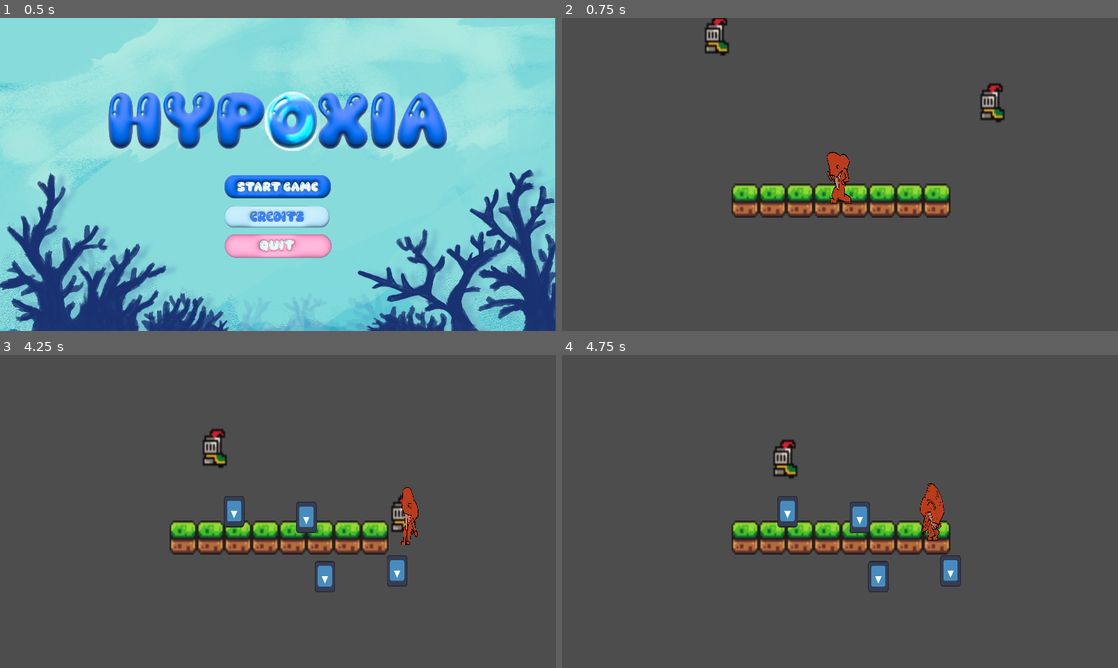
Above: before the commit, frames 1-4 (two rows, left to right).
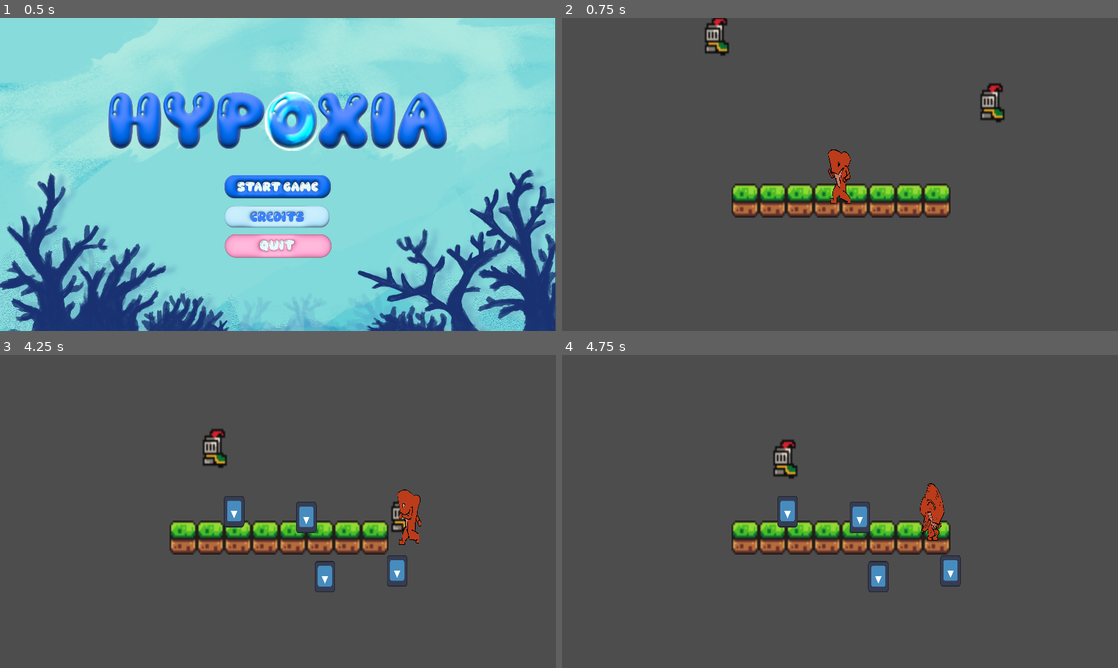
Above: after the commit, the same moments.

Repository: Tonevanda/hypoxia
Game: Godot game, scene res://scenes/titlescreen.tscn
Two runs of this game, one before a commit and one after it. Both use one fixed random seed, a clock stepped at 60 frames per second and the inputs below. The engine's default icon, where the game draws it, is replaced by a stand-in: a white triangle on a blue panel in a dark square.
Inputs (mouse positions are in pixels of both pictures, inside the frame that each line leads up to):
- Up to frame 1 (0.5 s): no input
- Up to frame 2 (0.75 s): click (840, 187) at 0.5 s
- Up to frame 3 (4.25 s): hold Right (ui_right) 1.28-2.03 s; tap Space (attack) every 0.75 s from 1.35 to 3.6 s; hold Down (ui_down) 2.03-2.78 s; hold Right (ui_right) 2.78-3.53 s; hold Up (ui_up) from 3.53 s (still down)
- Up to frame 4 (4.75 s): release Up (ui_up) at 4.28 s; hold Left (ui_left) from 4.28 s (still down); tap Space (attack) at 4.35 s

Frame 1 is identical in both runs. In frame 2, 0.2% of the frame differs, in the area x 47-52%, y 42-60%; in frame 3, 0.3%, in the area x 71-76%, y 42-61%; in frame 4, nothing differs.

Commit message:
updated collision

Diff:
--- a/scripts/collision_with_non_mob.gd
+++ b/scripts/collision_with_non_mob.gd
@@ -6,13 +6,13 @@
 func _on_area_entered(area: Area2D) -> void:
 	var area_parent = area.get_parent()
 	if !area_parent.name.begins_with("Pufferfish"):
-		area_parent.collidingEntities.append(area_parent)
+		area_parent.collidingEntities.append(get_parent())
 
 
 func _on_area_exited(area: Area2D) -> void:
 	var area_parent = area.get_parent()
 	if !area_parent.name.begins_with("Pufferfish"):
 		for entity in area_parent.collidingEntities:
-			if entity.name == area_parent.name:
+			if entity.name == get_parent().name:
 				area_parent.collidingEntities.remove(entity)
 				break
--- a/scripts/movement.gd
+++ b/scripts/movement.gd
@@ -24,10 +24,6 @@
 		velocity.x = h_direction * SPEED
 	if v_direction:
 		velocity.y = v_direction * SPEED
-	if h_direction == 0 and v_direction == 0 and animation_state != "attack":
-		animation_state = "idle"
-	elif animation_state != "attack":
-		animation_state = "run"
 
 func clearVelocity():
 	velocity.x = 0
@@ -35,12 +31,20 @@
 
 func _animate(delta: float):
 	animated_sprite.play(animation_state)
-	if animation_state == "attack":
+	var h_direction := Input.get_axis("ui_left", "ui_right")
+	var v_direction := Input.get_axis("ui_up", "ui_down")
+	if animation_state == "hurt":
+		animation_state = "none"
+	elif animation_state == "attack":
 		attack_time += delta
 		# Retard hard-coded value, I'm a Godot noob whatever
 		if attack_time >= 0.65:
 			# Attack animation is finished, reset
-			animation_state = "idle"
+			animation_state = "none"
+	elif h_direction == 0 and v_direction == 0:
+		animation_state = "idle"
+	else:
+		animation_state = "run"
 
 
 func _start_attack() -> void:
@@ -59,12 +63,18 @@
 	get_parent().add_child(projectile)
 	projectileId += 1
 
+func handleCollisions():
+	for entity in collidingEntities:
+		print(entity.name)
+		if entity.name.begins_with("Pufferfish"):
+			animation_state = "hurt"
 
 func _input(event: InputEvent) -> void:
 	if Input.is_action_just_pressed("attack"):
 		_start_attack()
 
 func _physics_process(delta: float) -> void:
+	handleCollisions()
 	_flipH()
 	_update_velocity()
 	_animate(delta)
--- a/scripts/towardsPlayerMovement.gd
+++ b/scripts/towardsPlayerMovement.gd
@@ -7,7 +7,6 @@
 const SPEED = 10.0
 
 func handleCollisions(delta: float):
-	print(collidingEntities)
 	for entity in collidingEntities:
 		if entity.name.begins_with("Projectile"):
 			get_parent().num_enemies -= 1
@@ -18,7 +17,6 @@
 # Called every frame. 'delta' is the elapsed time since the previous frame.
 func _process(delta: float) -> void:
 	if !collidingEntities.is_empty():
-		print("colliding")
 		handleCollisions(delta)
 	else:
 		position.x = move_toward(position.x, player.position.x, SPEED*delta)
